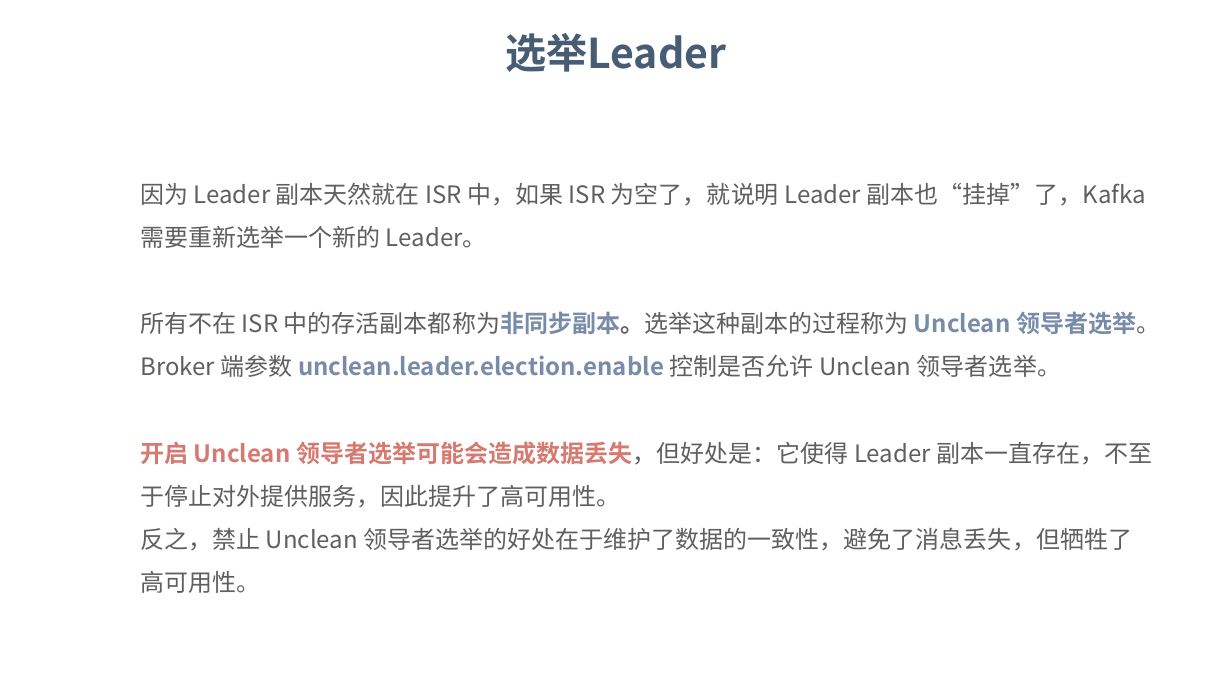
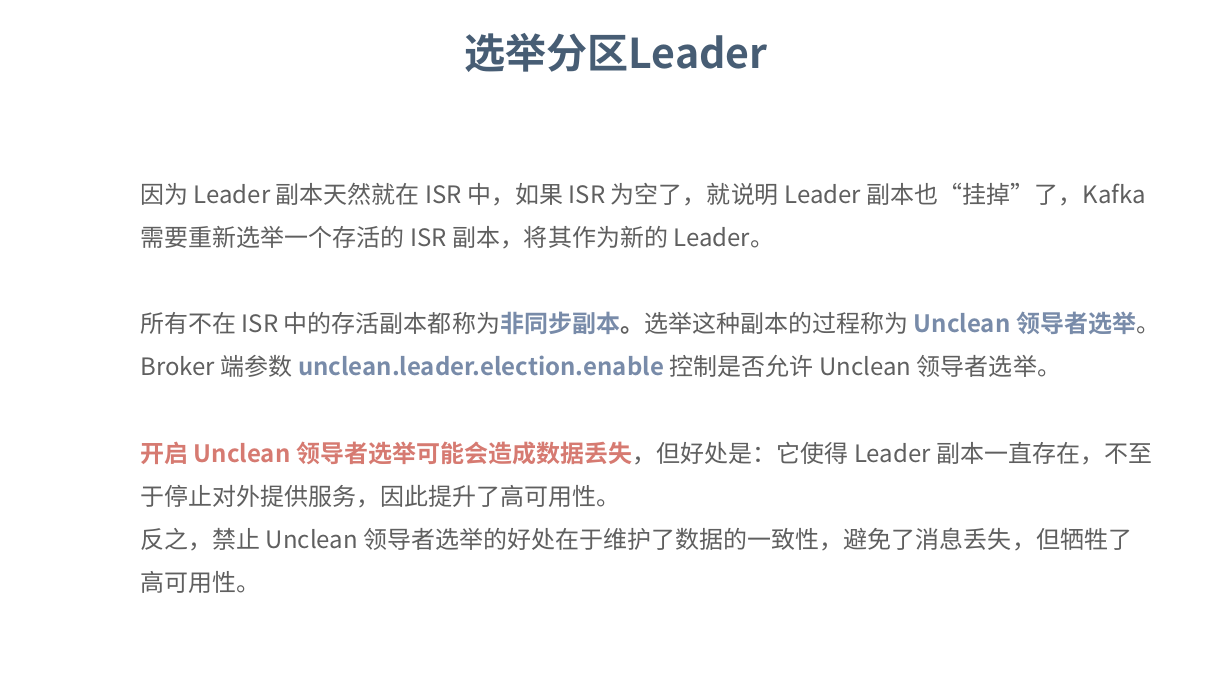
Before and after one commit to dunwu/bigdata-tutorial, a slide deck: slide 27 of assets/kafka/kafka.pptx. Drawn at 1232x693 pixels with LibreOffice and Linux fonts; fonts in the diff are those of the drawing; background and template pictures are left out. Boxes give left, top, right and bottom in pixels: in the first picture for what was removed or moved away, otherwise in the second. Text is boxed around its words. In the diff, an @@ line names an element or a change of style, - is before the commit and + after.

```diff
--- a/assets/kafka/kafka.pptx
+++ b/assets/kafka/kafka.pptx
@@ text at [464,33,767,72]: text changed @@
-选举Leader
+选举分区Leader
@@ text at [140,183,1147,248]: text changed @@
-因为 Leader 副本天然就在 ISR 中，如果 ISR 为空了，就说明 Leader 副本也“挂掉”了，Kafka 需要重新选举一个新的 Leader。
+因为 Leader 副本天然就在 ISR 中，如果 ISR 为空了，就说明 Leader 副本也“挂掉”了，Kafka 需要重新选举一个存活的 ISR 副本，将其作为新的 Leader。
```
Also in this commit, not shown: 18 other slides changed, 2 other files.
